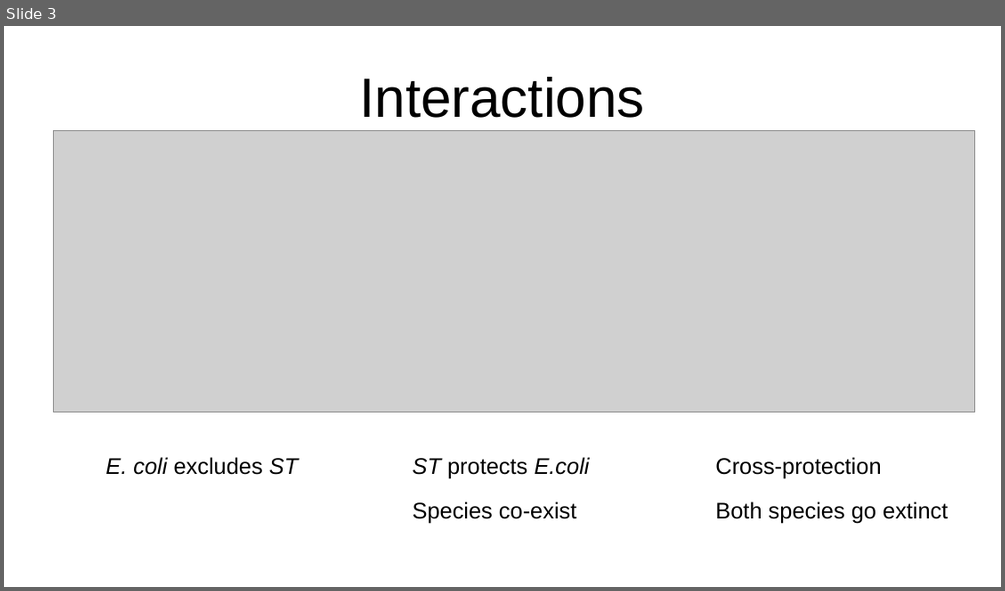
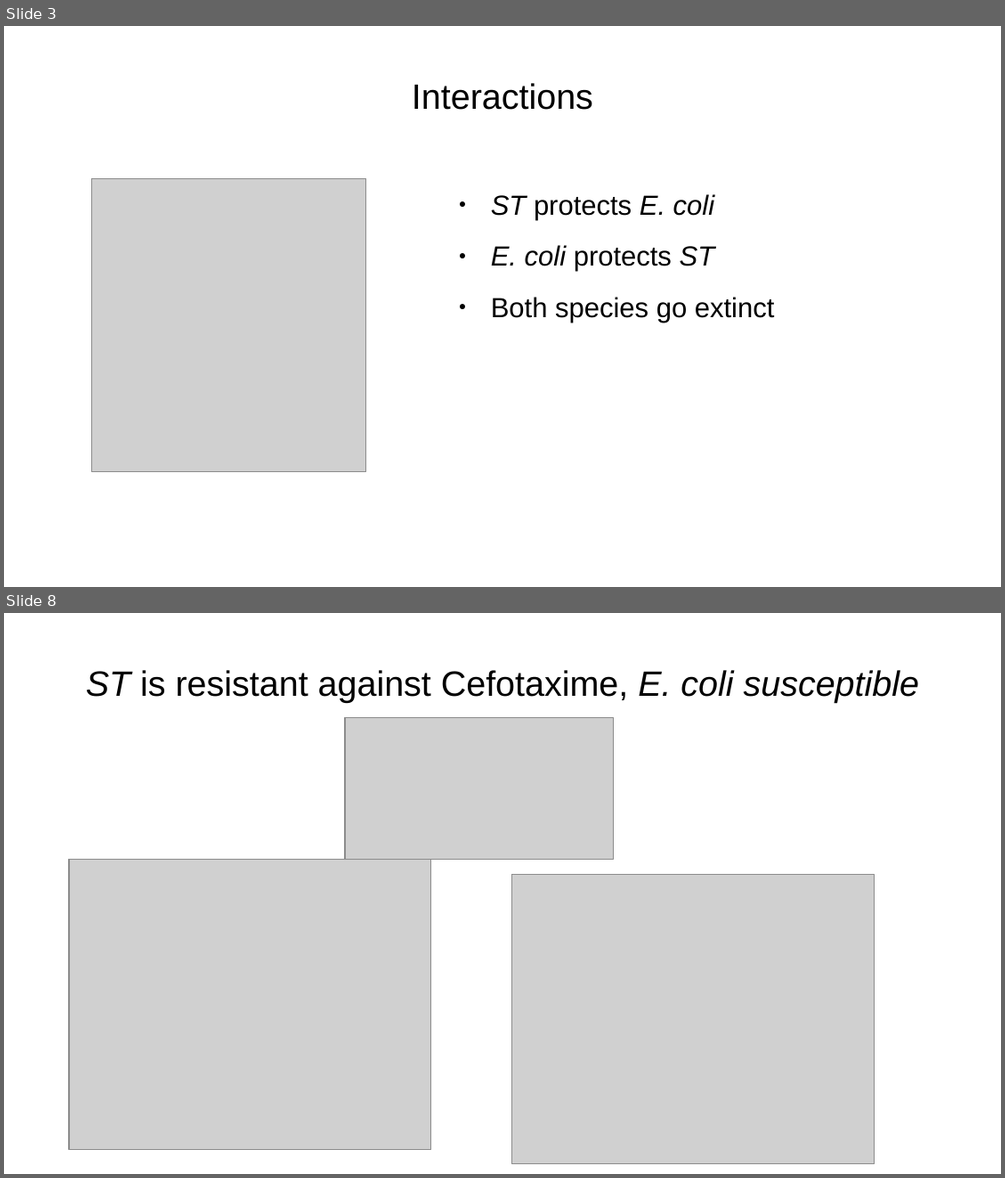
Before and after one commit to nahanoo/toxicity_kuleuven, a slide deck: presentation.odp. Shown one above the other, each under a label of ours: slide 3 before the commit, slides 3 and 8 after it; the slides between them are not shown. The pictures are 1005x591 and 1005x1178 pixels, drawn with LibreOffice and Linux fonts; fonts in the diff are those of the drawing; grey boxes stand for pictures. Boxes give left, top, right and bottom in pixels: in the first picture for what was removed or moved away, otherwise in the second. Text is boxed around its words. In the diff, an @@ line names an element or a change of style, - is before the commit and + after.

```diff
--- a/presentation.odp
+++ b/presentation.odp
@@ slide 8 added at bbox=[4, 613, 1001, 1174], background #FFFFFF @@
@@ title added at bbox=[86, 670, 919, 703], 28 pt, text #000000 @@
+ST is resistant against Cefotaxime, E. coli susceptible
@@ picture added at bbox=[345, 717, 614, 859] @@
@@ picture added at bbox=[69, 860, 432, 1150] @@
@@ picture added at bbox=[511, 875, 874, 1164] @@
@@ slide 3 changed as well @@
@@ title "Interactions" at bbox=[412, 83, 593, 110]: size 44 to 28 pt @@
@@ picture: place and size @@
-picture at bbox=[54, 131, 976, 413]
+picture at bbox=[92, 178, 367, 471]
@@ text added at bbox=[491, 194, 775, 322], 22 pt, text #000000 @@
+● ST protects E. coli
+● E. coli protects ST
+● Both species go extinct
@@ text removed at bbox=[105, 457, 298, 475] @@
-E. coli excludes ST
@@ text removed at bbox=[413, 457, 590, 524] @@
-ST protects E.coli
-Species co-exist
@@ text removed at bbox=[715, 457, 947, 524] @@
-Cross-protection
-Both species go extinct
```
Also in this commit, not shown: 1 other slide changed, 15 other slides added, 2 slides removed, 28 other files.
